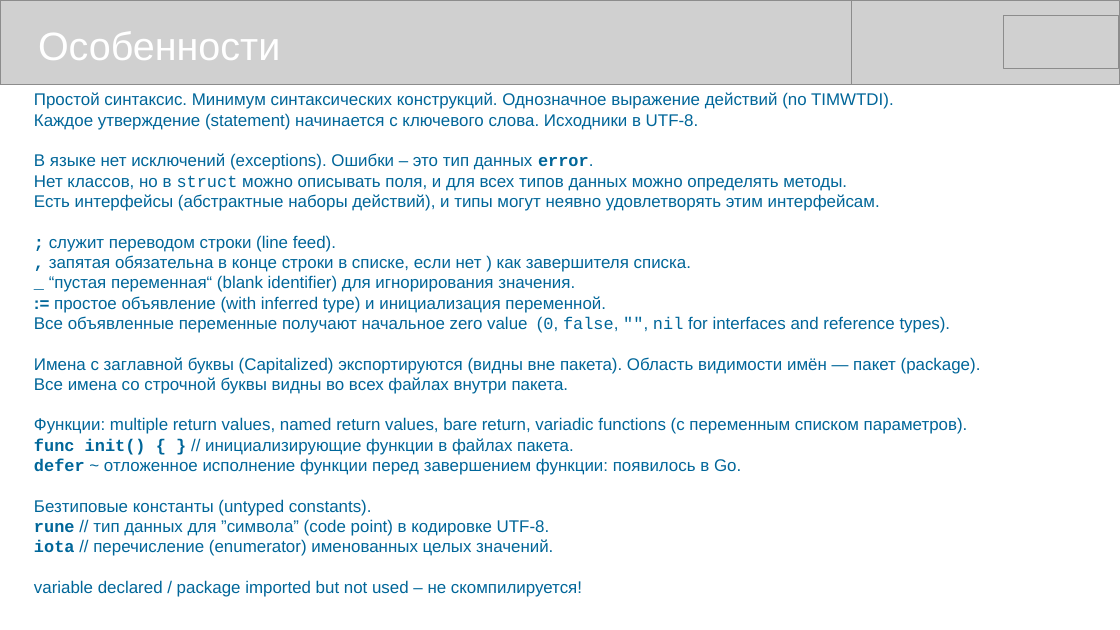
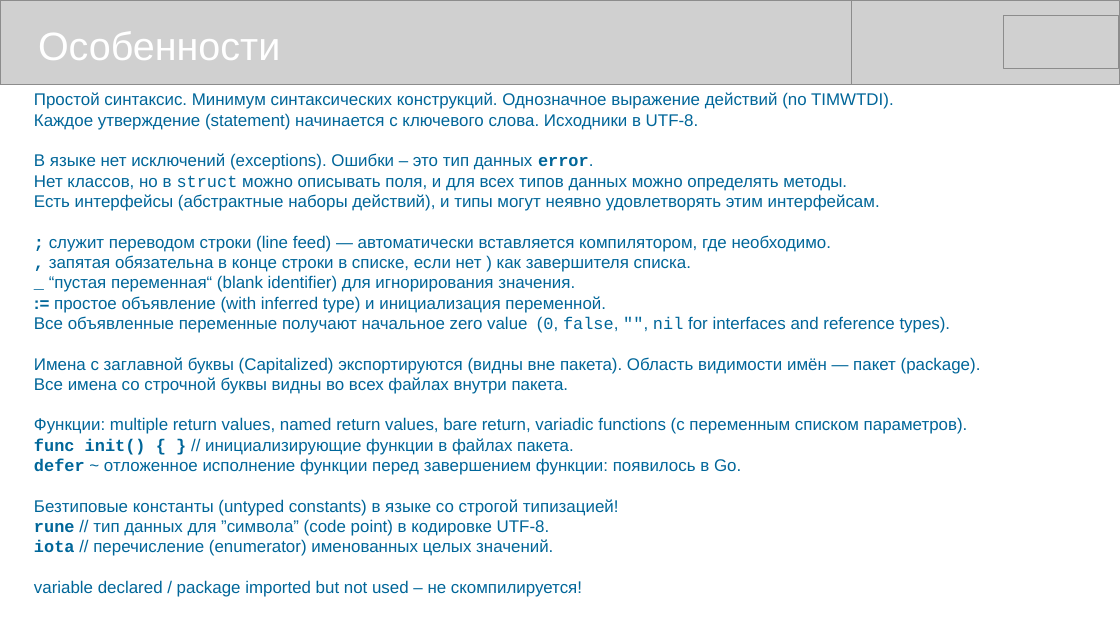
Before and after one commit to mike-shock/Go_language, a slide deck: slide 15 of Go_Review.odp. Drawn at 1120x630 pixels with LibreOffice and Linux fonts; fonts in the diff are those of the drawing; grey boxes stand for pictures. Boxes give left, top, right and bottom in pixels: in the first picture for what was removed or moved away, otherwise in the second. Text is boxed around its words. In the diff, an @@ line names an element or a change of style, - is before the commit and + after.

```diff
--- a/Go_Review.odp
+++ b/Go_Review.odp
@@ text at (49,235,832,252): text changed @@
-; служит переводом строки (line feed).
+; служит переводом строки (line feed) — автоматически вставляется компилятором, где необходимо.
@@ text at (34,499,619,516): text changed @@
-Безтиповые константы (untyped constants).
+Безтиповые константы (untyped constants) в языке со строгой типизацией!
```
Also in this commit, not shown: 8 other slides changed, 1 slide added, 1 other file.
